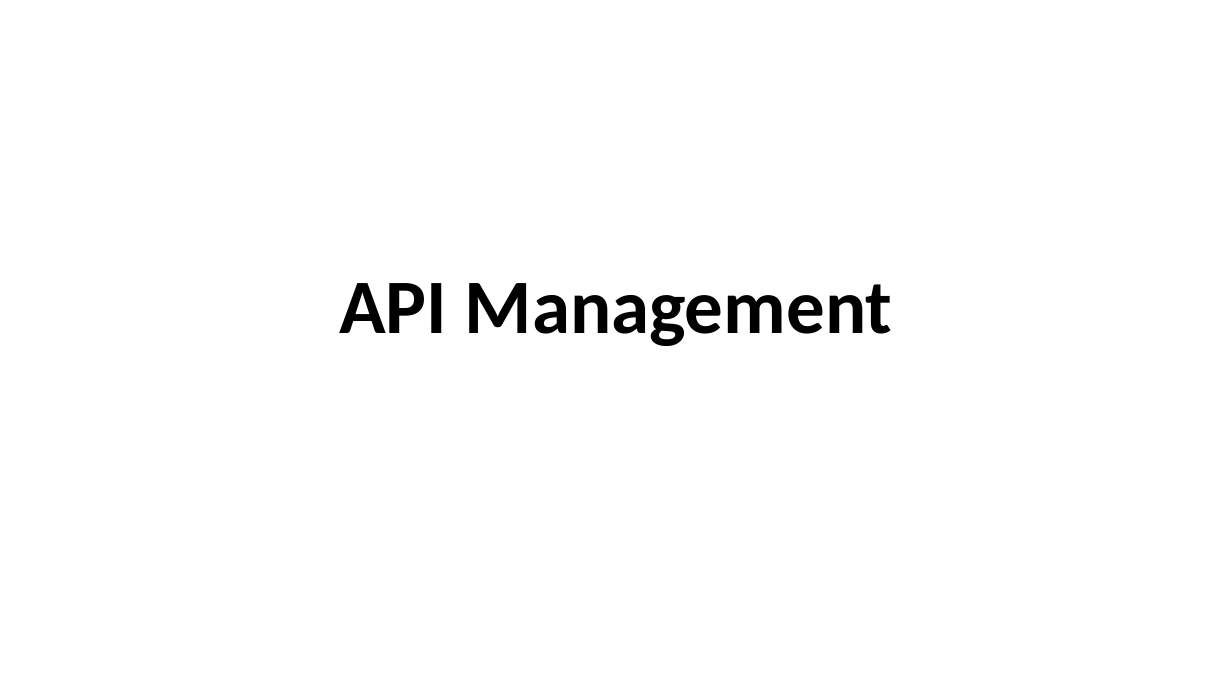
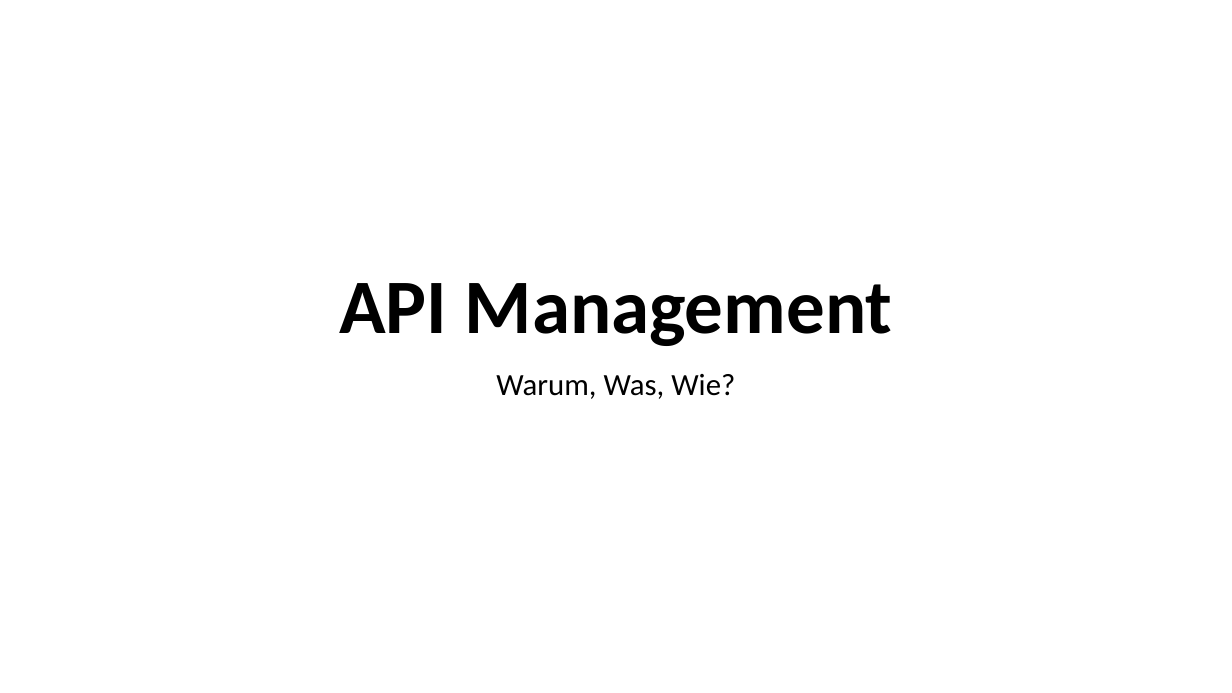
Before and after one commit to danielwagn3r/apimgmt-workshop, a slide deck: slide 1 of API Management.pptx. Drawn at 1232x693 pixels with LibreOffice and Linux fonts; fonts in the diff are those of the drawing. Boxes give left, top, right and bottom in pixels: in the first picture for what was removed or moved away, otherwise in the second. Text is boxed around its words. In the diff, an @@ line names an element or a change of style, - is before the commit and + after.

Commit message:
Update slides Add REST Http file with requests for Azure-Api-Management Add Swagger generated documentation

```diff
--- a/API Management.pptx
+++ b/API Management.pptx
@@ subtitle added at (496, 374, 735, 399), 24 pt, text #000000 @@
+Warum, Was, Wie?
```
Also in this commit, not shown: 2 other slides changed, 6 slides added, 1 slide removed, 2 other files.
